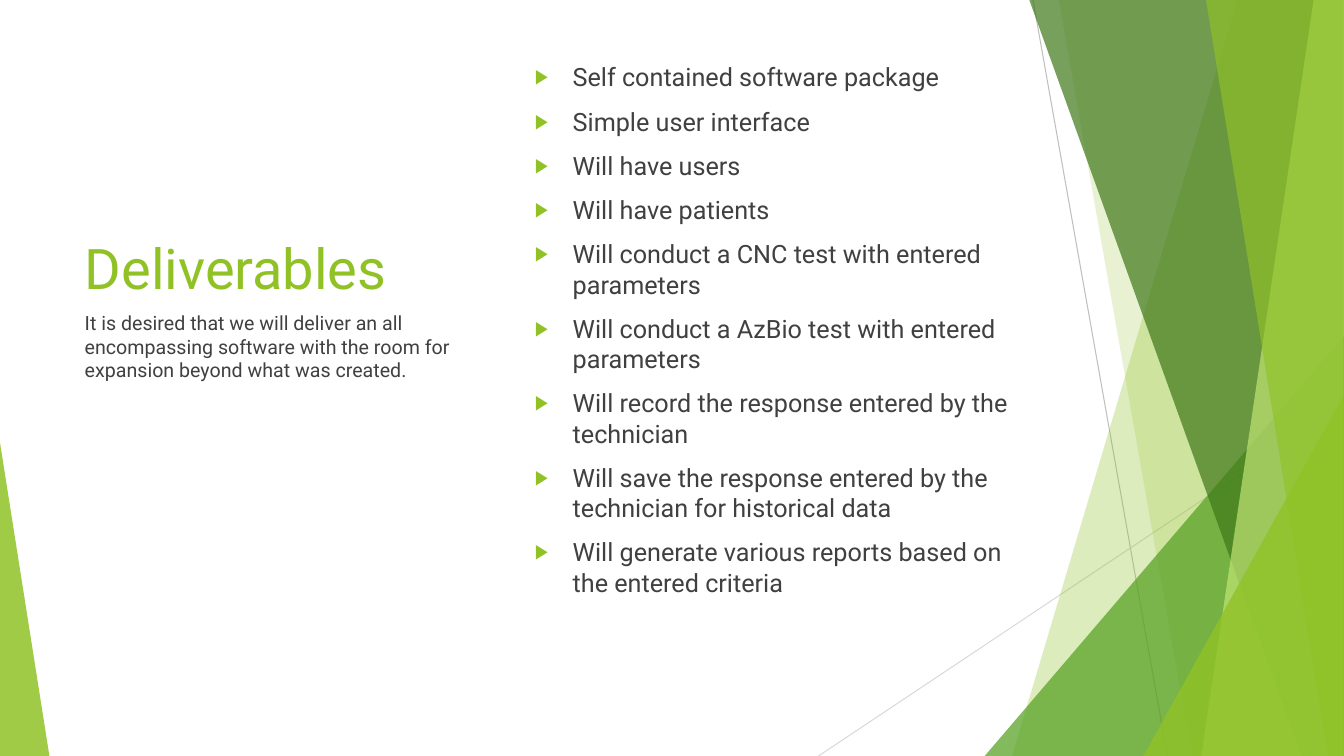
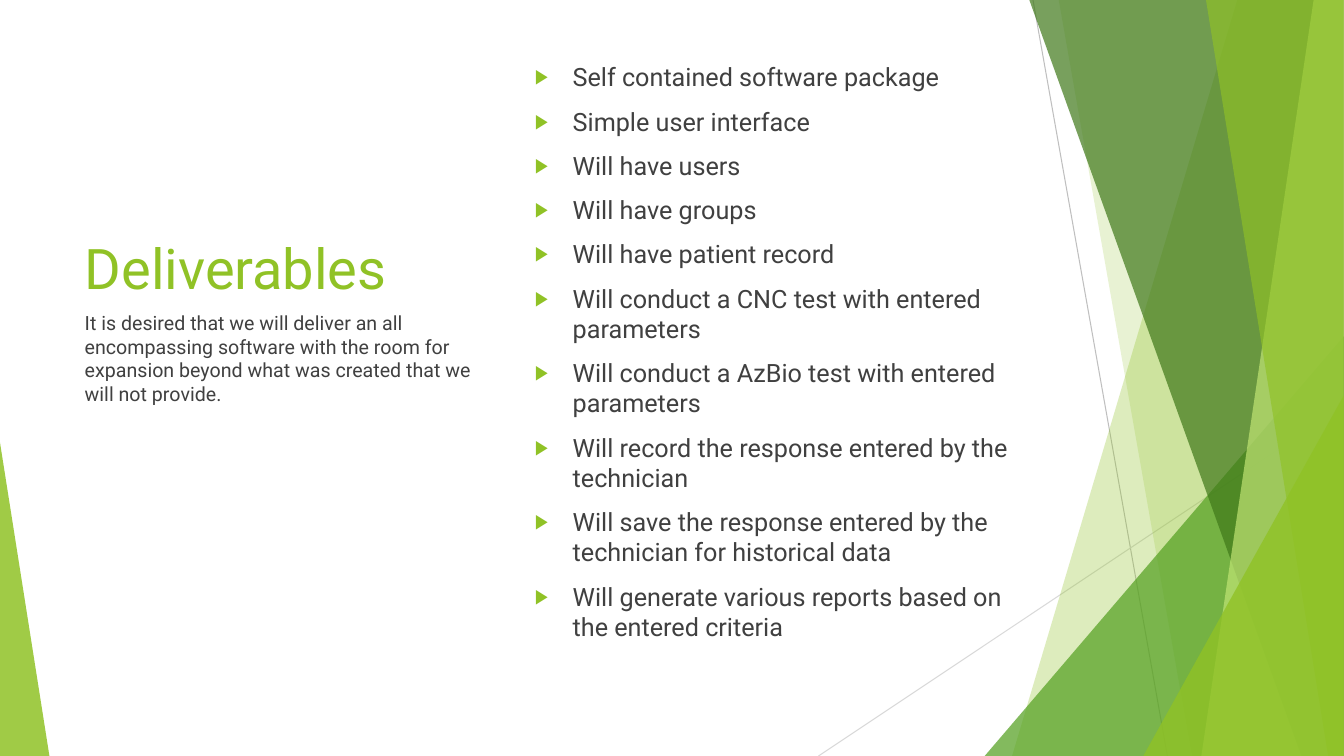
Before and after one commit to djklup/Capstone, a slide deck: slide 5 of TestBuilders.pptx. Drawn at 1344x756 pixels with LibreOffice and Linux fonts; fonts in the diff are those of the drawing. Boxes give left, top, right and bottom in pixels: in the first picture for what was removed or moved away, otherwise in the second. Text is boxed around its words. In the diff, an @@ line names an element or a change of style, - is before the commit and + after.

```diff
--- a/TestBuilders.pptx
+++ b/TestBuilders.pptx
@@ text at bbox=[573, 200, 835, 268]: text changed @@
-▶ Will have patients
+▶ Will have groups
+▶ Will have patient record
@@ text at bbox=[85, 315, 470, 405]: text changed @@
-It is desired that we will deliver an all encompassing software with the room for expansion beyond what was created.
+It is desired that we will deliver an all encompassing software with the room for expansion beyond what was created that we will not provide.
```
Also in this commit, not shown: 3 other slides changed, 2 slides added, 1 other file.
